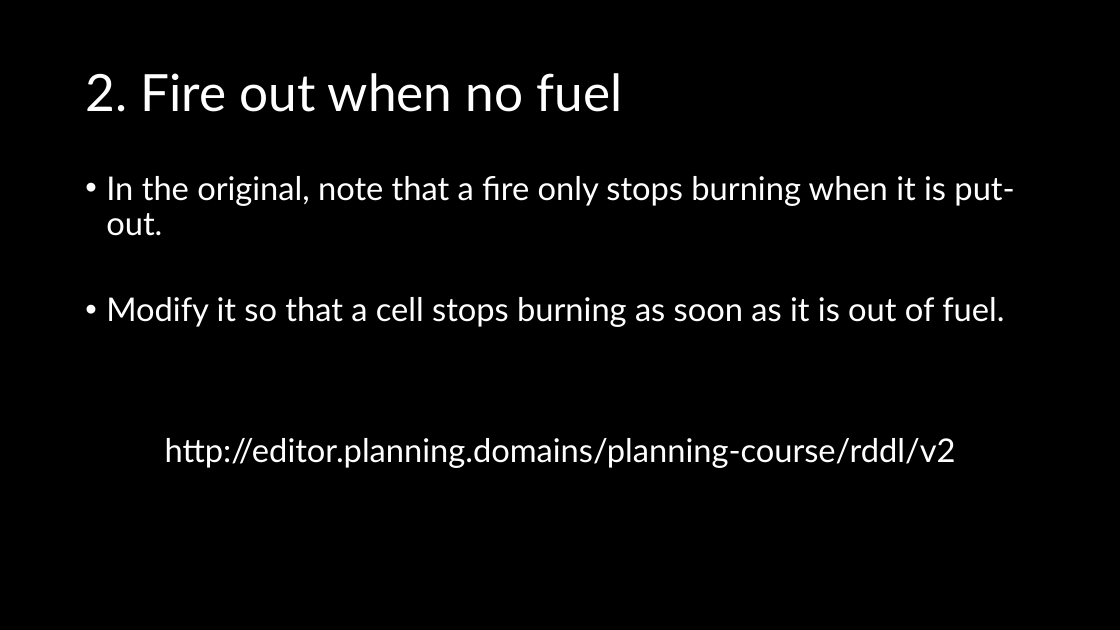
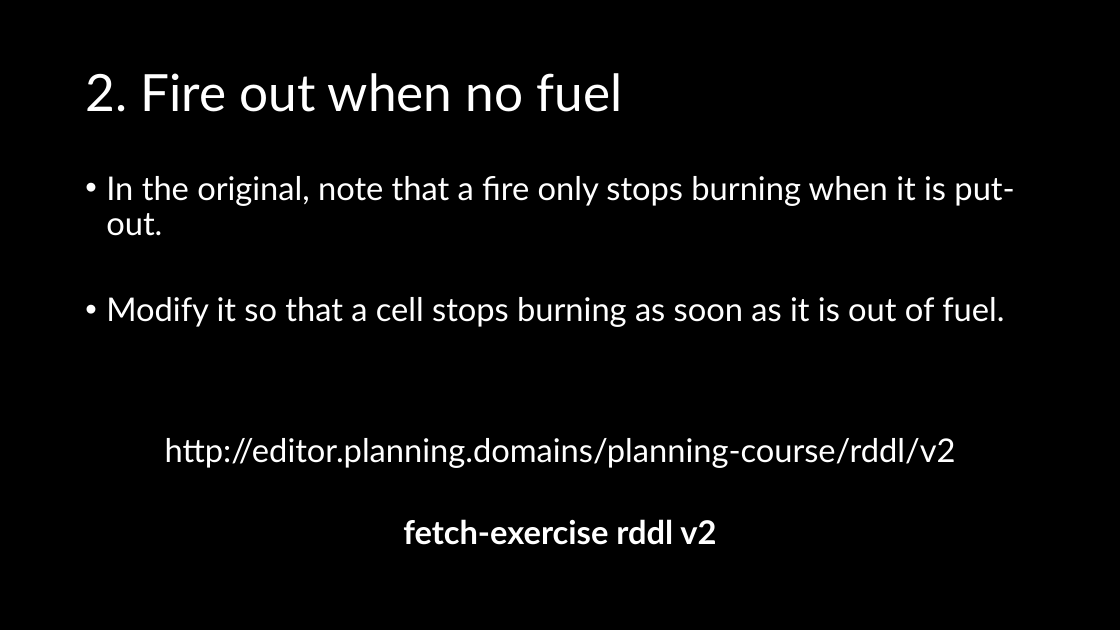
Before and after one commit to AI-Planning/modeling-in-pddl, a slide deck: slide 24 of exercises/cisc-813/rddl/slides.pptx. Drawn at 1120x630 pixels with LibreOffice and Linux fonts; fonts in the diff are those of the drawing. Boxes give left, top, right and bottom in pixels: in the first picture for what was removed or moved away, otherwise in the second. Text is boxed around its words. In the diff, an @@ line names an element or a change of style, - is before the commit and + after.

```diff
--- a/exercises/cisc-813/rddl/slides.pptx
+++ b/exercises/cisc-813/rddl/slides.pptx
@@ text at (x1=403, y1=519, x2=716, y2=545): paragraph added @@
+fetch-exercise rddl v2
```
Also in this commit, not shown: 2 other slides changed, 2 other files.
